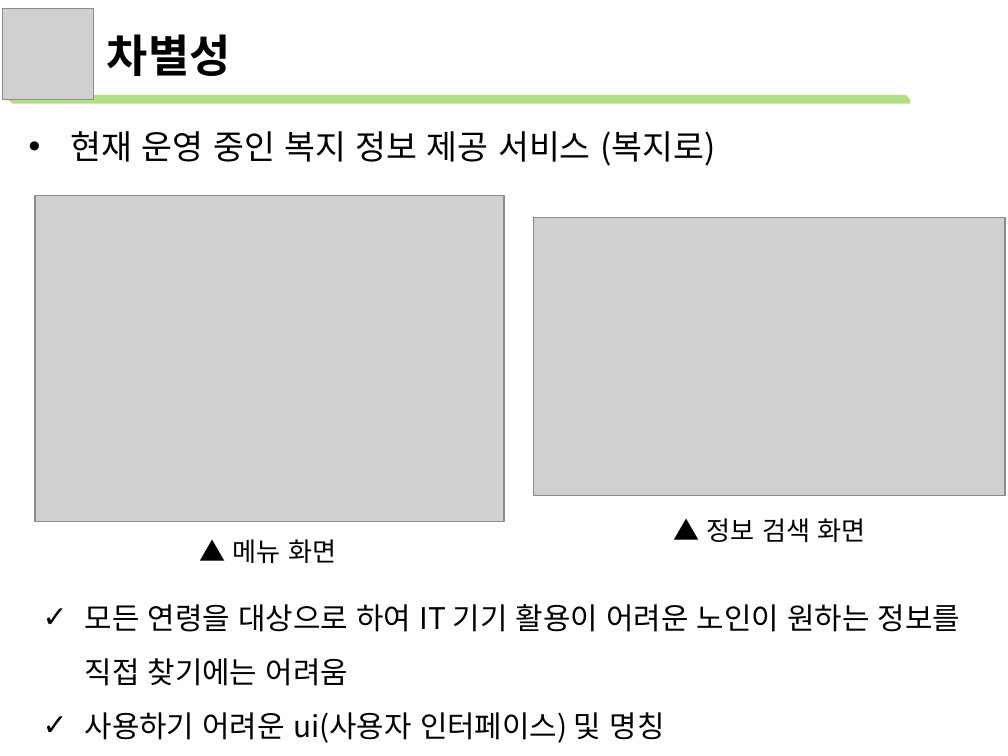
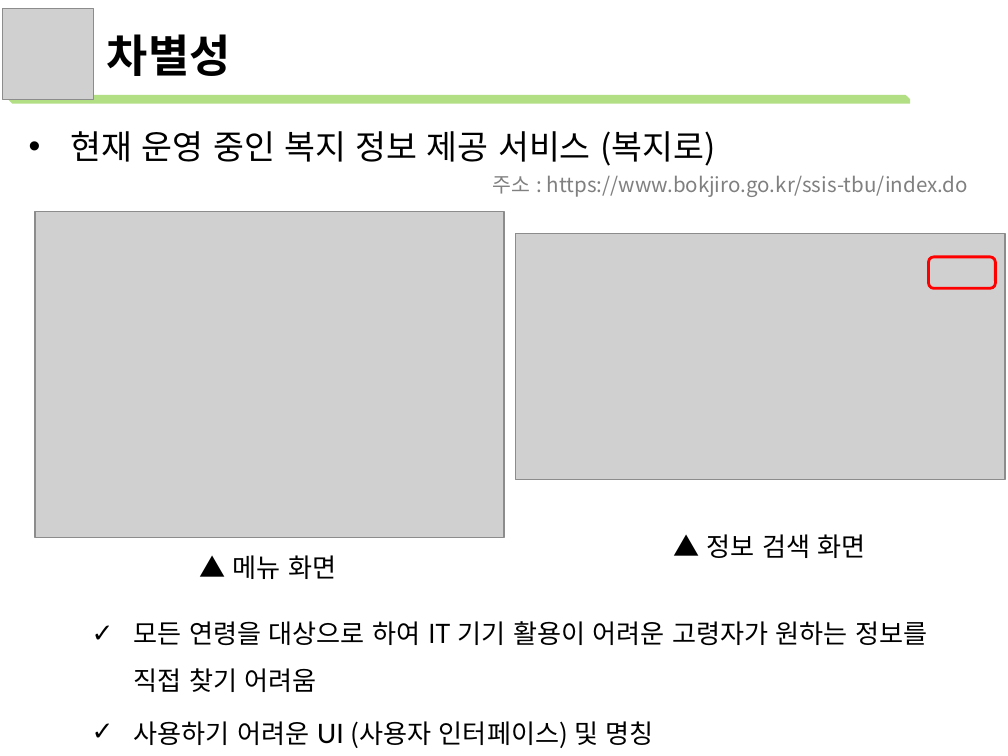
Before and after one commit to lejasa/2022PublicDataServiceProject_NIA, a slide deck: slide 10 of 아이디어제안서.pptx (slide 7 before the commit). Drawn at 1008x756 pixels with LibreOffice and Linux fonts; fonts in the diff are those of the drawing; grey boxes stand for pictures. Boxes give left, top, right and bottom in pixels: in the first picture for what was removed or moved away, otherwise in the second. Text is boxed around its words. In the diff, an @@ line names an element or a change of style, - is before the commit and + after.

```diff
--- a/아이디어제안서.pptx
+++ b/아이디어제안서.pptx
@@ text added at bbox=[493, 175, 968, 197], 11 pt, text #808080 @@
+주소 : https://www.bokjiro.go.kr/ssis-tbu/index.do
@@ picture: place and size @@
-picture at bbox=[534, 218, 1005, 496]
+picture at bbox=[516, 234, 1005, 480]
@@ rounded rectangle added at bbox=[929, 257, 996, 288], outline #FF0000 1.5 pt @@
@@ 2 texts, 1 picture: place and size @@
-2 texts, 1 picture at bbox=[35, 195, 866, 563]
+2 texts, 1 picture at bbox=[35, 211, 866, 579]
@@ text at bbox=[134, 621, 927, 748]: text changed; size 16 to 14 pt @@
-✓ 모든 연령을 대상으로 하여 IT 기기 활용이 어려운 노인이 원하는 정보를 직접 찾기에는 어려움
-✓ 사용하기 어려운 ui(사용자 인터페이스) 및 명칭
+✓ 모든 연령을 대상으로 하여 IT 기기 활용이 어려운 고령자가 원하는 정보를 직접 찾기 어려움
+✓ 사용하기 어려운 UI (사용자 인터페이스) 및 명칭
```
Also in this commit, not shown: 8 other slides changed, 8 slides added, 6 slides removed, 3 other files.
